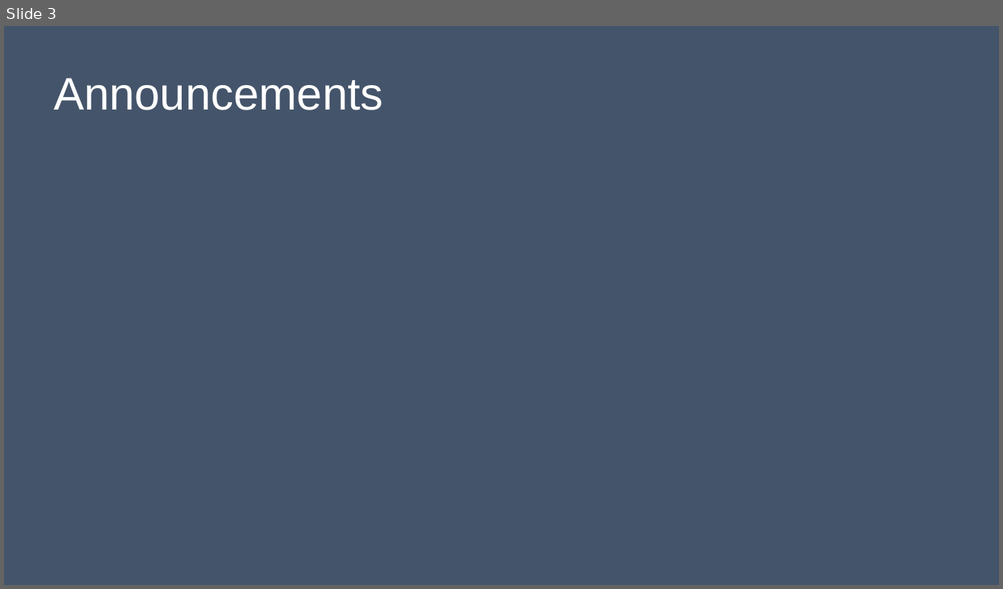
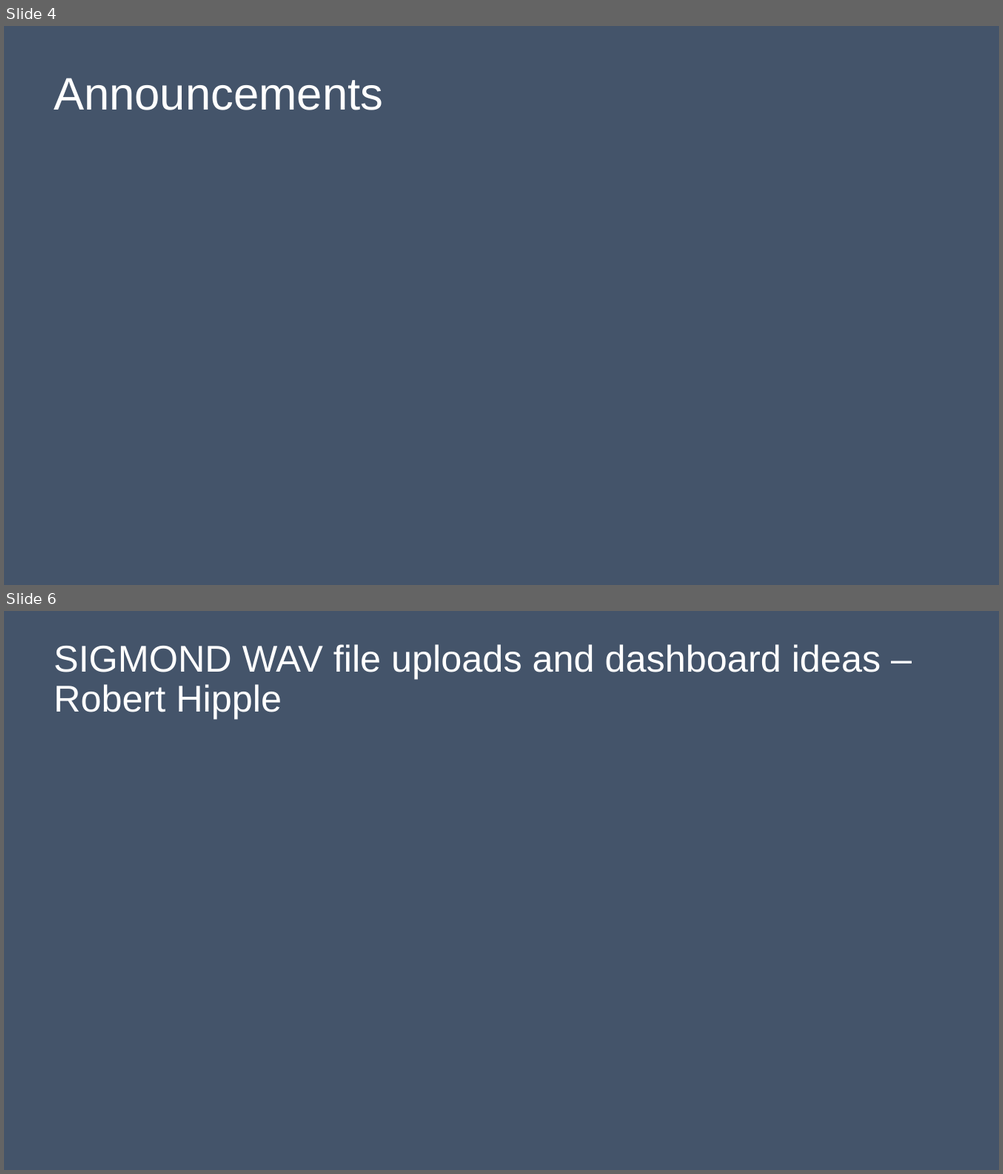
Before and after one commit to HamSCI/MSQP, a slide deck: Working Group meeting slides/Meteor_Scatter_Working_Group_4Nov2026.pptx. Shown one above the other, each under a label of ours: slide 3 before the commit, slides 4 and 6 after it; the slides between them are not shown. The pictures are 1003x589 and 1003x1174 pixels, drawn with LibreOffice and Linux fonts; fonts in the diff are those of the drawing. Boxes give left, top, right and bottom in pixels: in the first picture for what was removed or moved away, otherwise in the second. Text is boxed around its words. In the diff, an @@ line names an element or a change of style, - is before the commit and + after.

```diff
--- a/Working Group meeting slides/Meteor_Scatter_Working_Group_4Nov2026.pptx
+++ b/Working Group meeting slides/Meteor_Scatter_Working_Group_4Nov2026.pptx
@@ slide 6 added at (4, 611, 999, 1170), background #44546A @@
@@ title added at (54, 644, 880, 719), 36 pt, text #FFFFFF @@
+SIGMOND WAV file uploads and dashboard ideas – Robert Hipple
@@ what was slide 3 is now slide 4 @@
```
Also in this commit, not shown: 4 slides changed, 19 other slides added, 5 slides removed.
